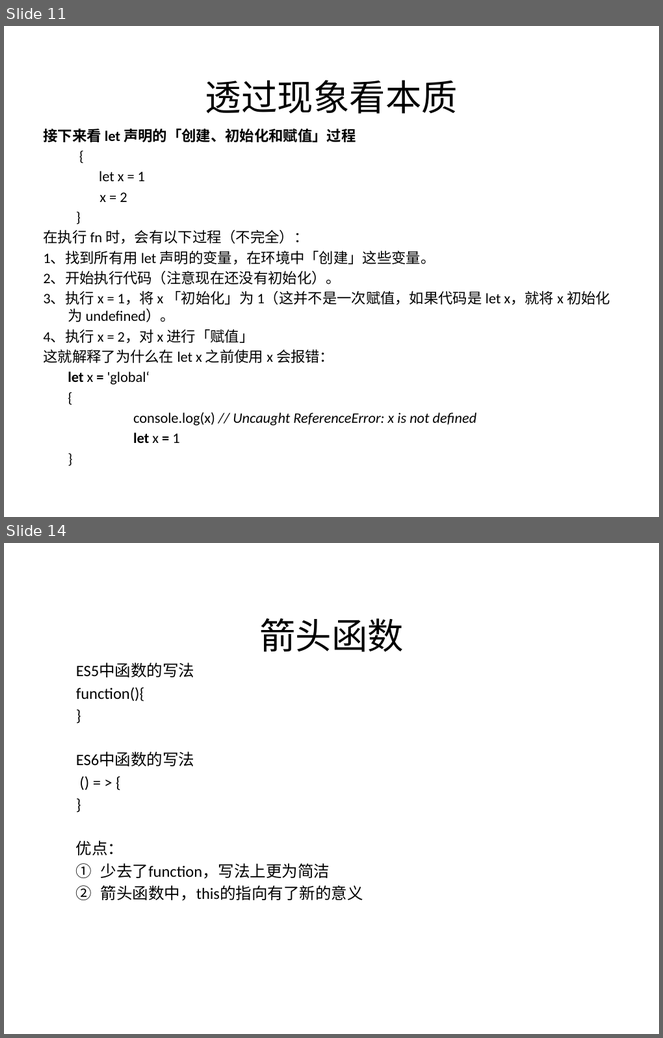
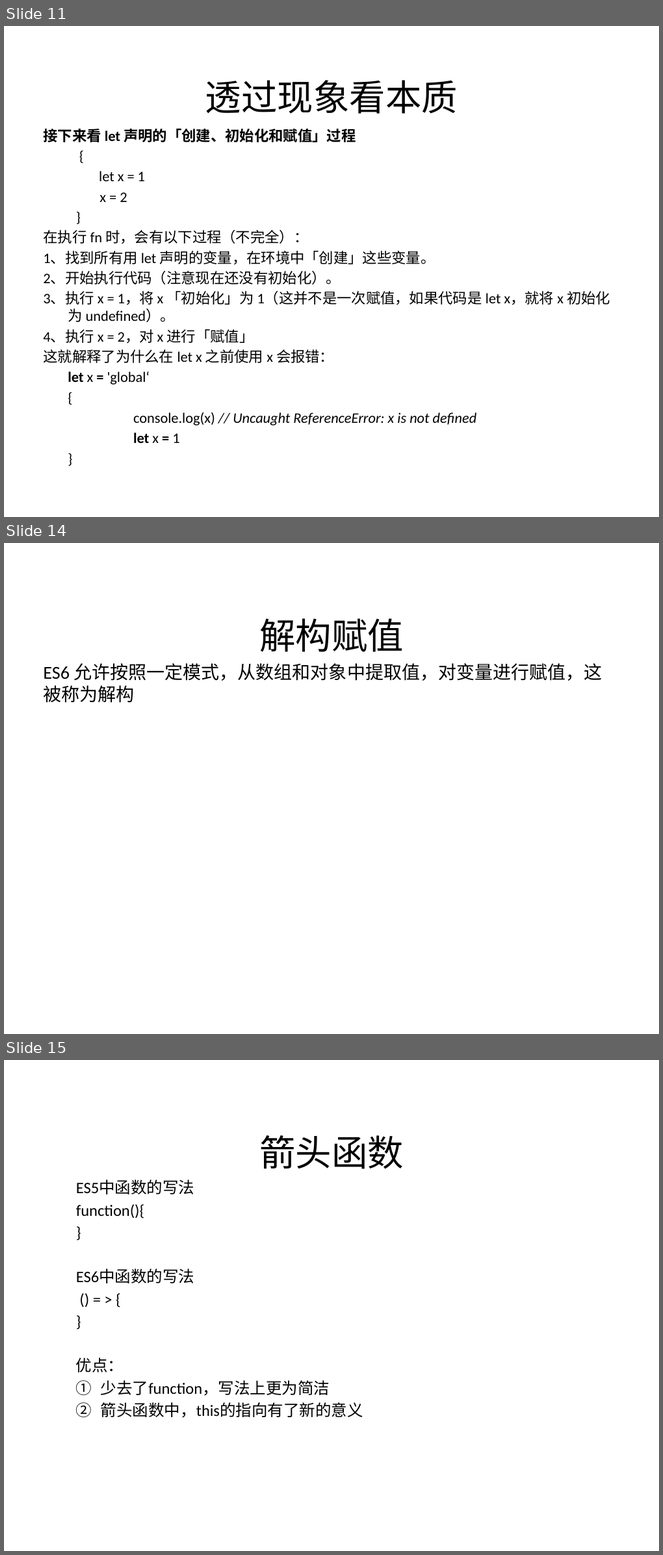
Before and after one commit to 1392731944/es6, a slide deck: es6.pptx. Shown one above the other, each under a label of ours: slides 11 and 14 before the commit, slides 11, 14 and 15 after it; the slides between them are not shown. The pictures are 663x1038 and 663x1555 pixels, drawn with LibreOffice and Linux fonts; fonts in the diff are those of the drawing; background and template pictures are left out. Boxes give left, top, right and bottom in pixels: in the first picture for what was removed or moved away, otherwise in the second. Text is boxed around its words. In the diff, an @@ line names an element or a change of style, - is before the commit and + after.

```diff
--- a/es6.pptx
+++ b/es6.pptx
@@ slide 14 added at [4, 543, 659, 1034], background picture (left out) @@
@@ title added at [259, 618, 404, 652], 39.6 pt, text #000000 @@
+解构赋值
@@ text added at [43, 663, 602, 703], 20 pt, text #000000 @@
+ES6 允许按照一定模式，从数组和对象中提取值，对变量进行赋值，这被称为解构
@@ what was slide 14 is now slide 15 @@
```
Also in this commit, not shown: 2 slides changed, 20 other files.
